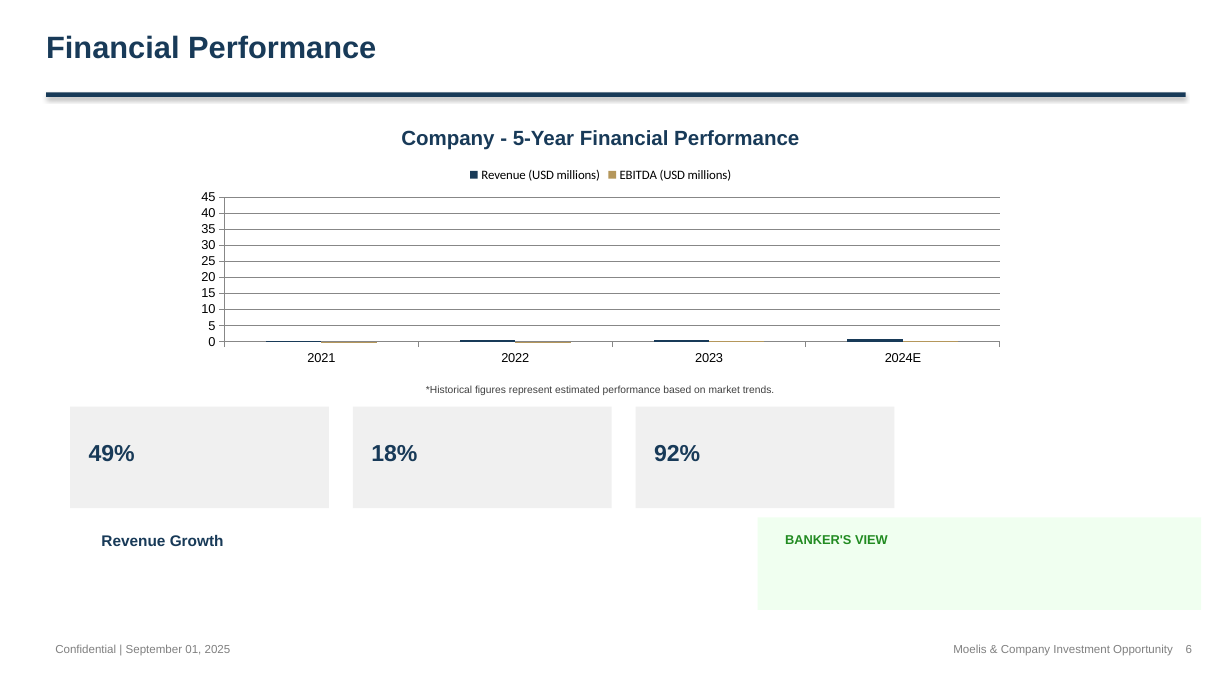
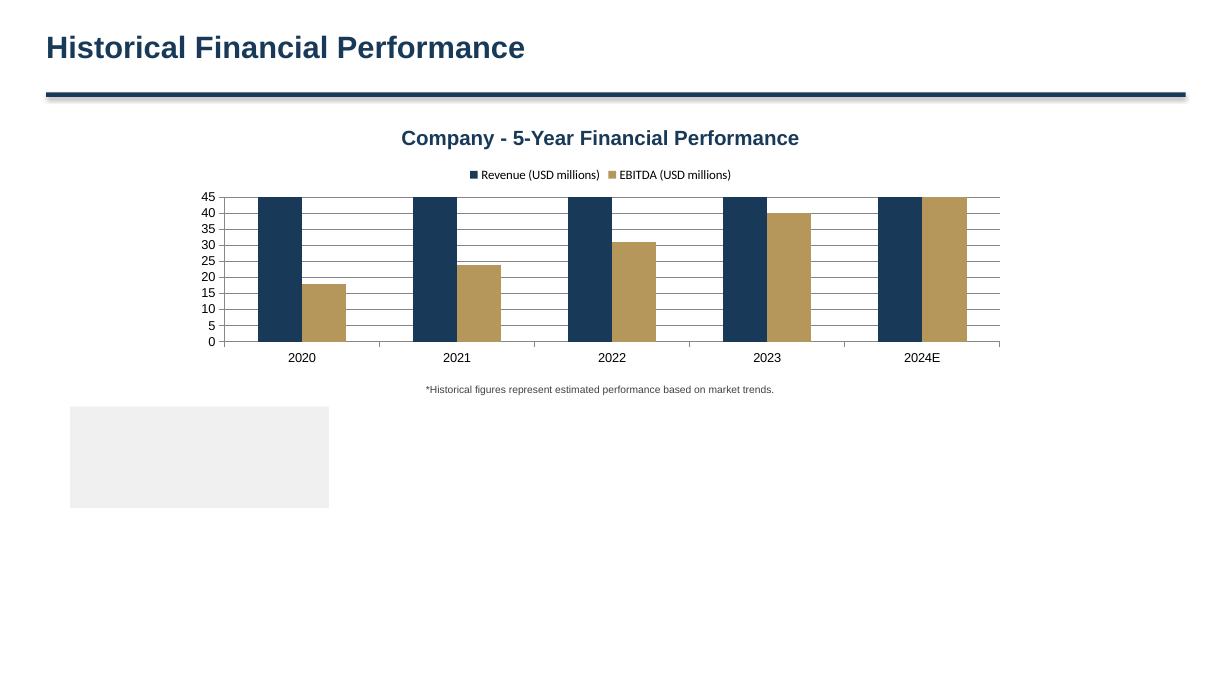
Before and after one commit to alinvb/slide_generator, a slide deck: slide 5 of ai_generated_deck.pptx (slide 4 before the commit). Drawn at 1232x693 pixels with LibreOffice and Linux fonts; fonts in the diff are those of the drawing. Boxes give left, top, right and bottom in pixels: in the first picture for what was removed or moved away, otherwise in the second. Text is boxed around its words. In the diff, an @@ line names an element or a change of style, - is before the commit and + after.

```diff
--- a/ai_generated_deck.pptx
+++ b/ai_generated_deck.pptx
@@ text at <box>46,35,525,59</box>: text changed @@
-Financial Performance
+Historical Financial Performance
@@ column chart at <box>185,157,1017,370</box> @@
-categories: 2021, 2022, 2023, 2024E
+categories: 2020, 2021, 2022, 2023, 2024E
-Revenue (USD millions): 0, 0, 1, 1
+Revenue (USD millions): 120, 145, 180, 210, 240
-EBITDA (USD millions): 0, 0, 0, 0
+EBITDA (USD millions): 18, 24, 31, 40, 47
@@ rectangle removed at <box>353,407,612,508</box> @@
@@ rectangle removed at <box>636,407,895,508</box> @@
@@ text removed at <box>89,445,135,462</box> @@
-49%
@@ text removed at <box>371,445,417,462</box> @@
-18%
@@ text removed at <box>654,445,700,461</box> @@
-92%
@@ text removed at <box>101,535,224,546</box> @@
-Revenue Growth
@@ rectangle removed at <box>758,518,1202,610</box> @@
@@ text removed at <box>785,535,888,544</box> @@
-BANKER'S VIEW
@@ text removed at <box>55,644,231,655</box> @@
-Confidential | September 01, 2025
@@ text removed at <box>953,644,1192,656</box> @@
-Moelis & Company Investment Opportunity 6
```
Also in this commit, not shown: 3 other slides changed, 13 slides added, 8 slides removed, 5 other files.
